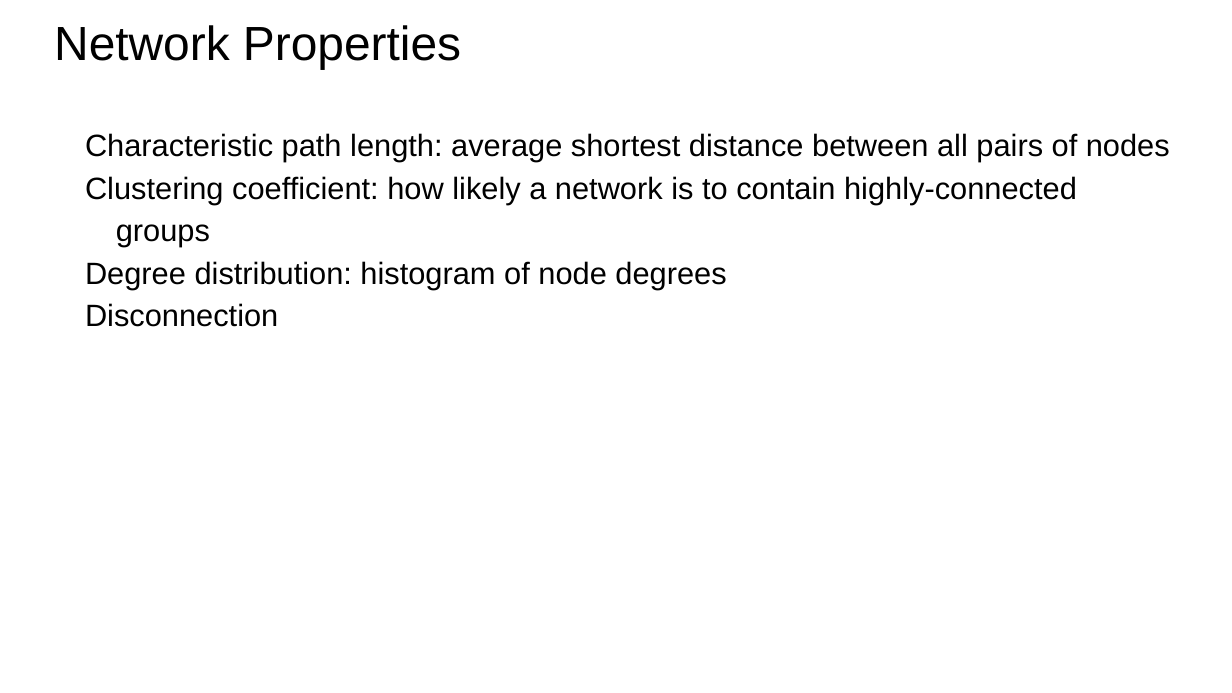
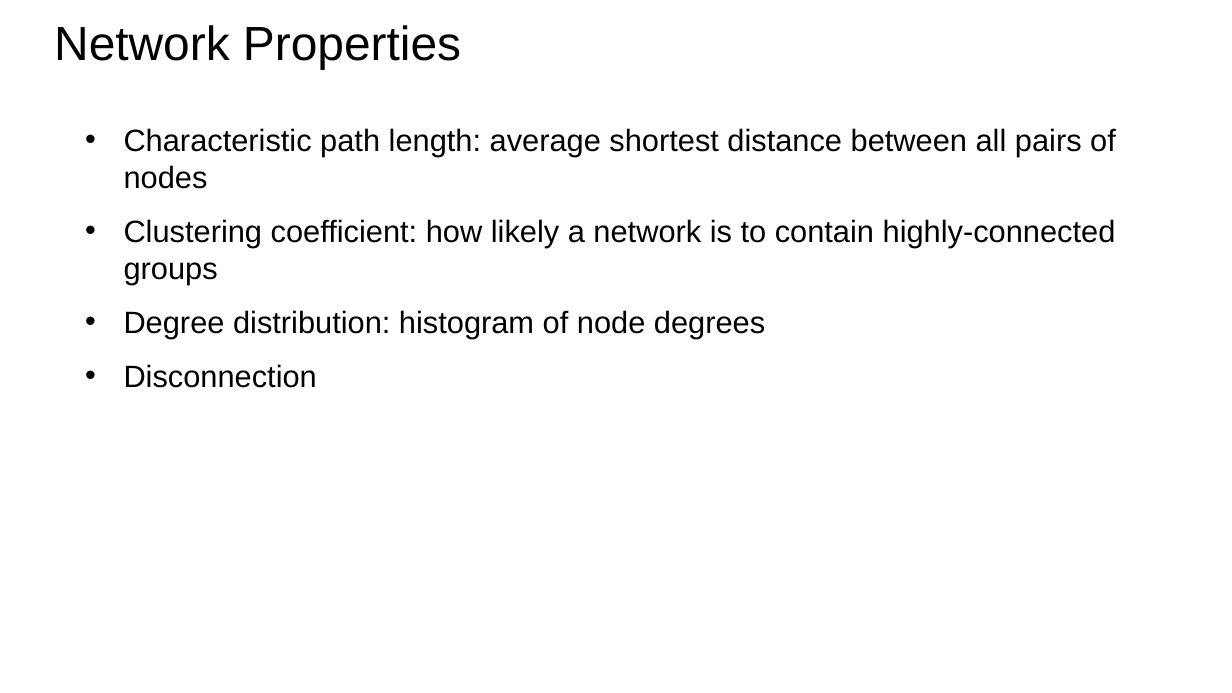
Before and after one commit to bodacea/datascienceforbeginners, a slide deck: slide 35 of Session 09 Learning Relationships.ppt (slide 34 before the commit). Drawn at 1232x693 pixels with LibreOffice and Linux fonts; fonts in the diff are those of the drawing. Boxes give left, top, right and bottom in pixels: in the first picture for what was removed or moved away, otherwise in the second. Text is boxed around its words. In the diff, an @@ line names an element or a change of style, - is before the commit and + after.

```diff
--- a/Session 09 Learning Relationships.ppt
+++ b/Session 09 Learning Relationships.ppt
@@ text "Characteristic path length: average shortest ..." at box(124, 128, 1116, 388): bullet none to •; line spacing 1.15 to 1; more space between paragraphs @@
```
Also in this commit, not shown: 12 other slides changed, 2 slides added, 1 slide removed.
